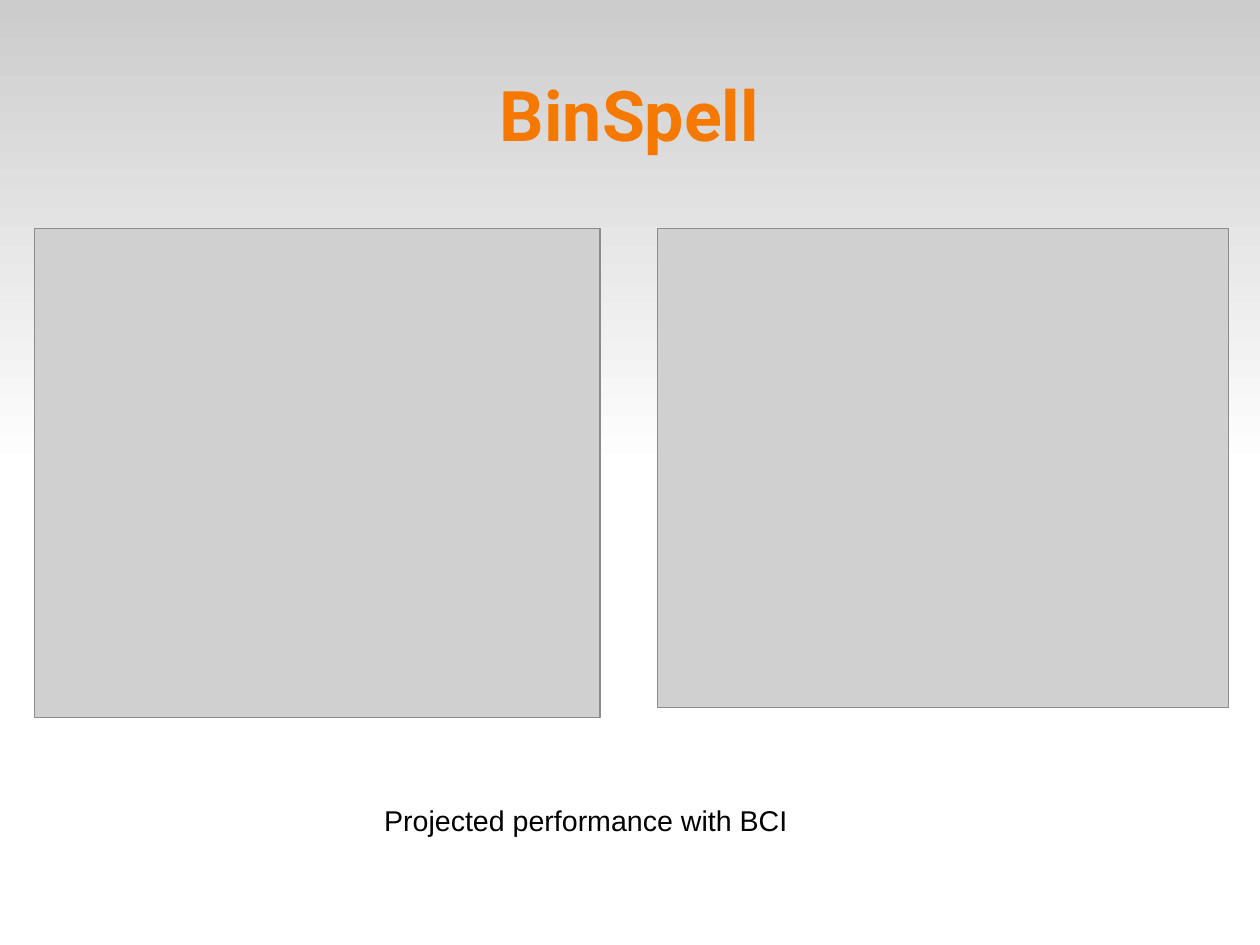
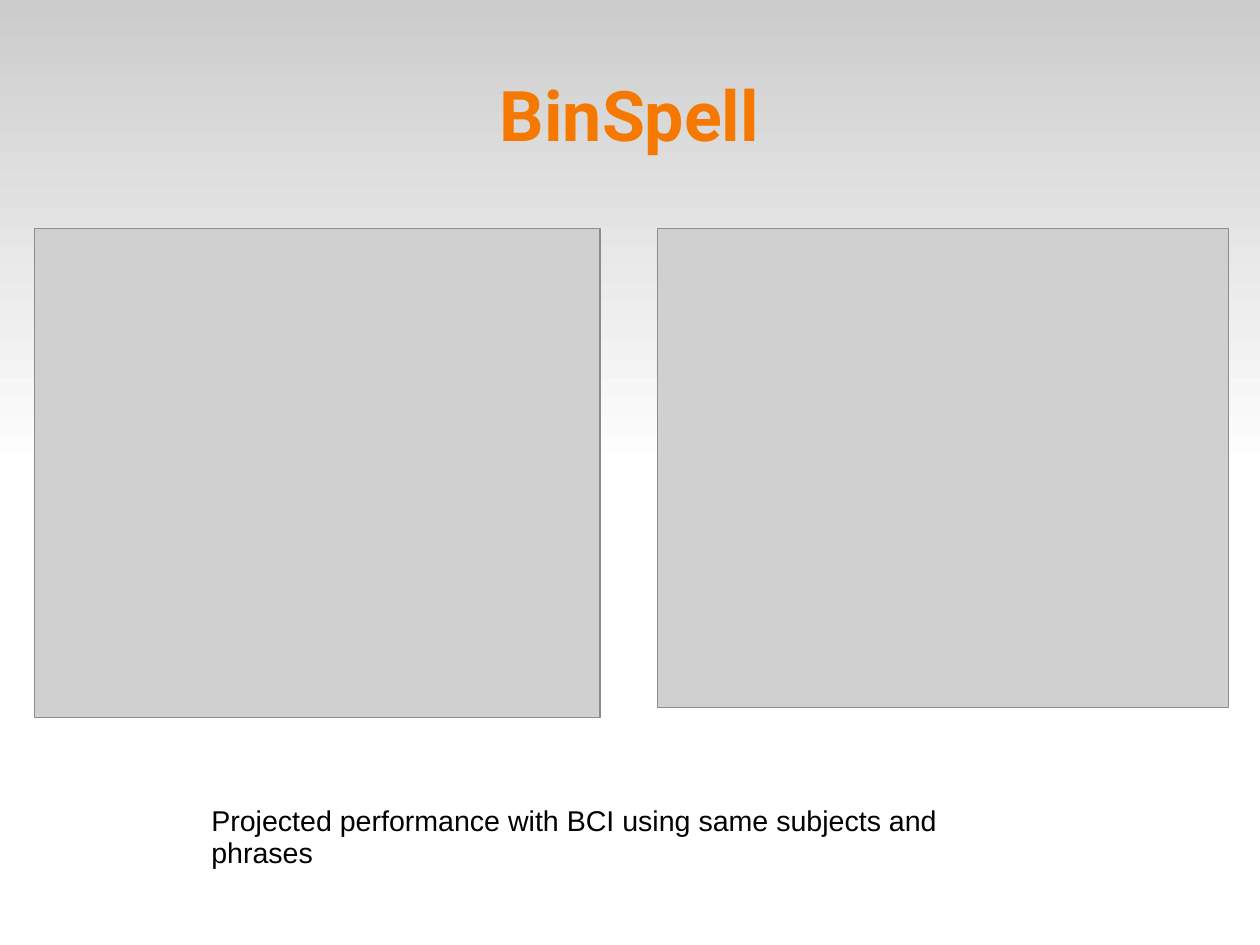
Before and after one commit to abdullah38rcc/BCI-Virtual-Keyboard, a slide deck: slide 11 of circlespell/docs/virtKey.ppt. Drawn at 1260x945 pixels with LibreOffice and Linux fonts; fonts in the diff are those of the drawing; grey boxes stand for pictures. Boxes give left, top, right and bottom in pixels: in the first picture for what was removed or moved away, otherwise in the second. Text is boxed around its words. In the diff, an @@ line names an element or a change of style, - is before the commit and + after.

```diff
--- a/circlespell/docs/virtKey.ppt
+++ b/circlespell/docs/virtKey.ppt
@@ text at [211, 810, 937, 868]: text changed @@
-Projected performance with BCI
+Projected performance with BCI using same subjects and phrases
```
Also in this commit, not shown: 3 other slides changed, 6 slides added, 5 other files.
